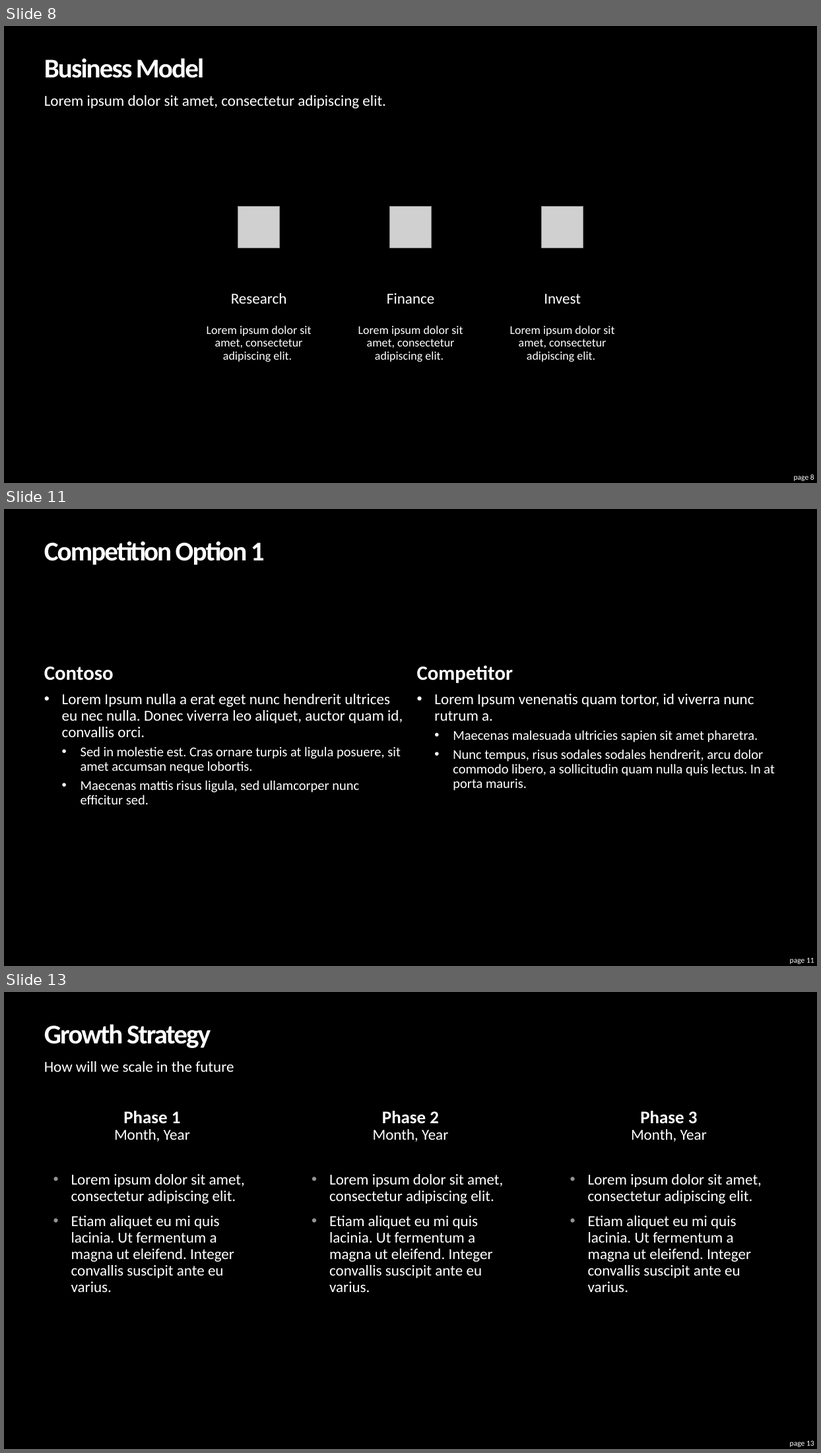
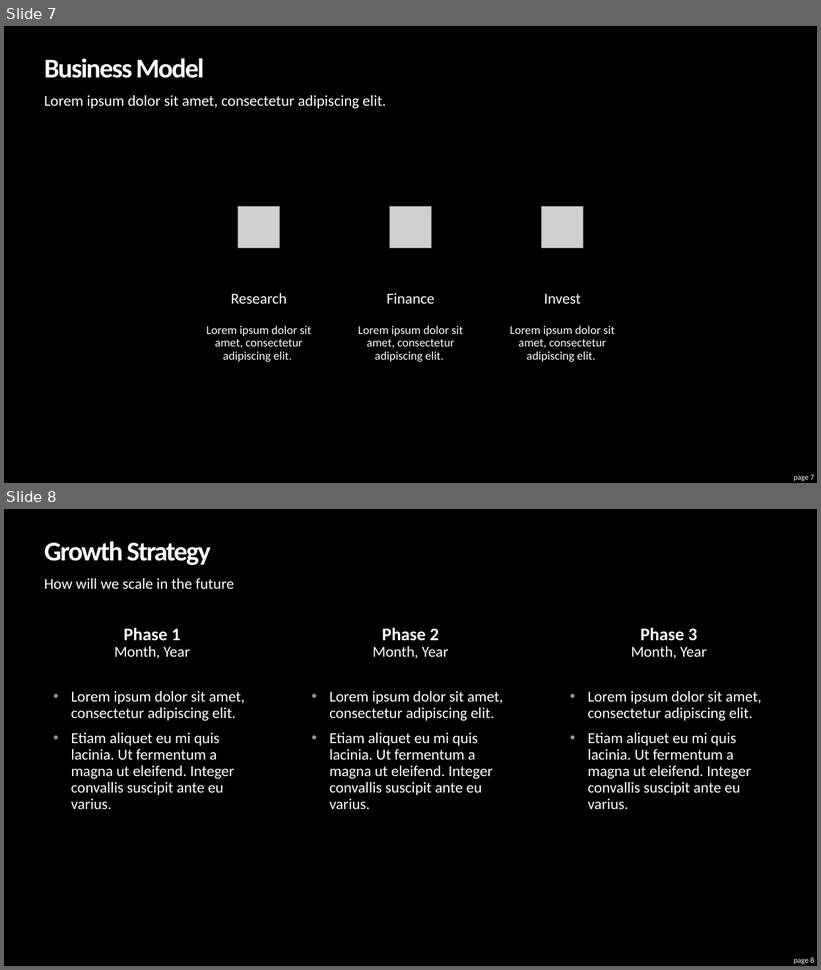
Before and after one commit to adityadutta/BostonHacksFall18, a slide deck: PITCH/Pitch.pptx. Shown one above the other, each under a label of ours: slides 8, 11 and 13 before the commit, slides 7 and 8 after it; the slides between them are not shown. The pictures are 821x1453 and 821x970 pixels, drawn with LibreOffice and Linux fonts; fonts in the diff are those of the drawing; grey boxes stand for pictures. Boxes give left, top, right and bottom in pixels: in the first picture for what was removed or moved away, otherwise in the second. Text is boxed around its words. In the diff, an @@ line names an element or a change of style, - is before the commit and + after.

```diff
--- a/PITCH/Pitch.pptx
+++ b/PITCH/Pitch.pptx
@@ slide 11 removed at <box>4,509,817,966</box>, background #000000 @@
@@ title removed at <box>44,541,265,565</box> @@
-Competition Option 1
@@ text removed at <box>44,666,114,681</box> @@
-Contoso
@@ text removed at <box>417,665,514,683</box> @@
-Competitor
@@ text removed at <box>62,694,403,805</box> @@
-• Lorem Ipsum nulla a erat eget nunc hendrerit ultrices eu nec nulla. Donec viverra leo aliquet, auctor quam id, convallis orci.
-  • Sed in molestie est. Cras ornare turpis at ligula posuere, sit amet accumsan neque lobortis.
-  • Maecenas mattis risus ligula, sed ullamcorper nunc efficitur sed.
@@ text removed at <box>434,694,774,791</box> @@
-• Lorem Ipsum venenatis quam tortor, id viverra nunc rutrum a.
-  • Maecenas malesuada ultricies sapien sit amet pharetra.
-  • Nunc tempus, risus sodales sodales hendrerit, arcu dolor commodo libero, a sollicitudin quam nulla quis lectus. In at porta mauris.
@@ page number removed at <box>790,958,814,964</box> @@
-page 11
@@ what was slide 8 is now slide 7 @@
@@ page number at <box>794,475,814,481</box>: text changed @@
-page 8
+page 7
@@ what was slide 13 is now slide 8 @@
@@ page number at <box>794,958,814,964</box>: text changed @@
-page 13
+page 8
```
Also in this commit, not shown: 3 slides changed, 6 other slides removed, 2 other files.
